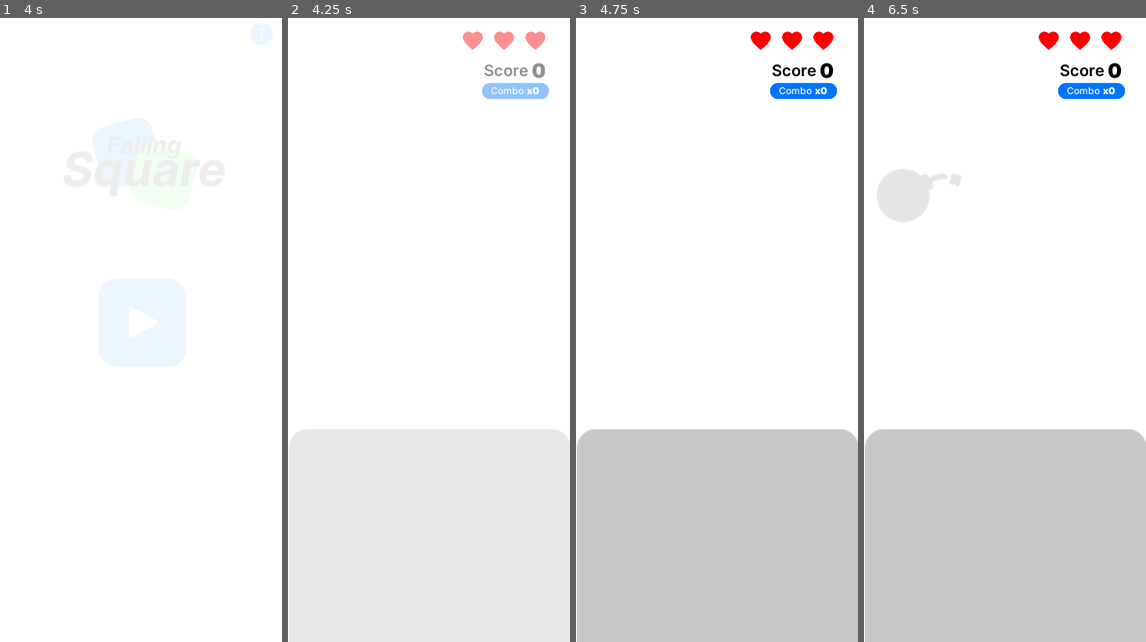
Above: before the commit, frames 1-4 (left to right).
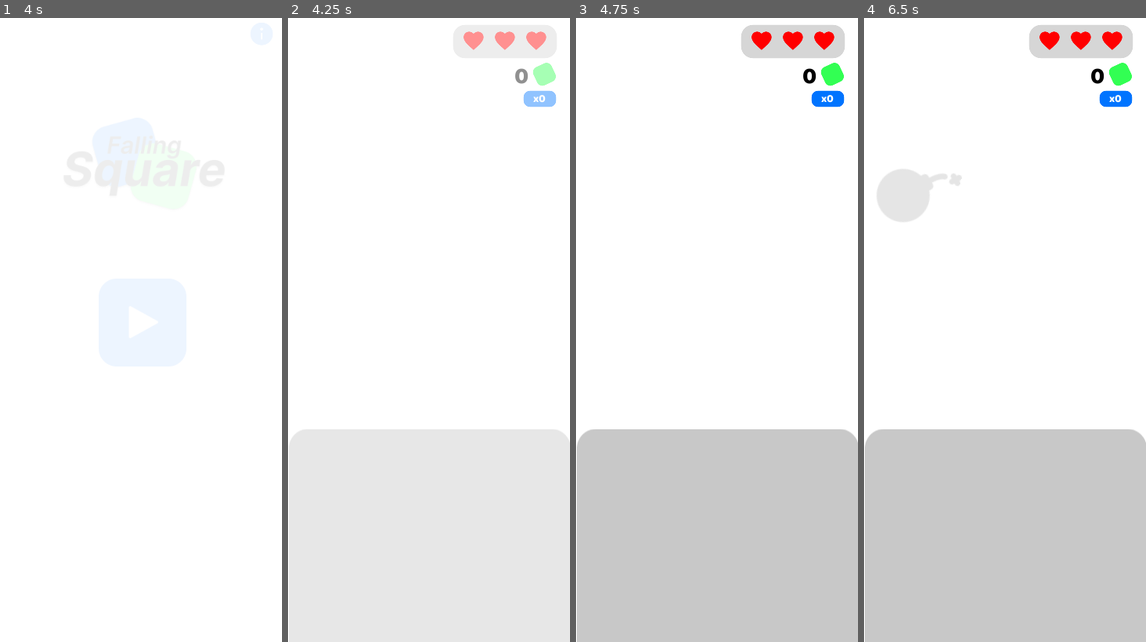
Above: after the commit, the same moments.

Repository: EmilienLeroy/FallingSquare
Game: Godot game, scene res://main.tscn
Two runs of this game, one before a commit and one after it. Both use one fixed random seed, a clock stepped at 60 frames per second and the inputs below.
Inputs (mouse positions are in pixels of both pictures, inside the frame that each line leads up to):
- Up to frame 1 (4 s): click (262, 36) at 0.5 s; move the mouse to (203, 298) at 1.27 s; click (203, 298) at 1.42 s; tap Enter at 2 s; move the mouse to (84, 361) at 2.02 s; click (84, 361) at 2.17 s; click (141, 585) at 2.75 s; click (143, 323) at 3.5 s
- Up to frame 2 (4.25 s): no input
- Up to frame 3 (4.75 s): move the mouse to (745, 192) at 4.27 s; click (745, 192) at 4.42 s
- Up to frame 4 (6.5 s): tap Space at 5 s; move the mouse to (990, 454) at 5.02 s; click (990, 454) at 5.17 s; tap Enter at 5.75 s; move the mouse to (914, 61) at 5.77 s; click (914, 61) at 5.92 s

Frame 1 is identical in both runs. In frame 2, 1.1% of the frame differs, in the area x 61-95%, y 2-15%; in frame 3, 2.6%, in the area x 58-96%, y 1-15%; in frame 4, 2.6%.

Commit message:
💄 Update score, life and combo hud

Diff:
--- a/components/combo.tscn
+++ b/components/combo.tscn
@@ -1,19 +1,14 @@
-[gd_scene load_steps=7 format=2]
+[gd_scene load_steps=5 format=2]
 
 [ext_resource path="res://components/combo.gd" type="Script" id=1]
-[ext_resource path="res://assets/fonts/Inter-Medium.ttf" type="DynamicFontData" id=2]
 [ext_resource path="res://assets/fonts/Inter-Black.ttf" type="DynamicFontData" id=3]
 
 [sub_resource type="StyleBoxFlat" id=3]
 bg_color = Color( 0, 0.458824, 1, 1 )
-corner_radius_top_left = 25
-corner_radius_top_right = 25
-corner_radius_bottom_right = 25
-corner_radius_bottom_left = 25
-
-[sub_resource type="DynamicFont" id=1]
-size = 12
-font_data = ExtResource( 2 )
+corner_radius_top_left = 8
+corner_radius_top_right = 8
+corner_radius_bottom_right = 8
+corner_radius_bottom_left = 8
 
 [sub_resource type="DynamicFont" id=2]
 size = 12
@@ -23,10 +18,10 @@
 script = ExtResource( 1 )
 
 [node name="Panel" type="Panel" parent="."]
-margin_left = 248.0
-margin_top = 88.0
-margin_right = 333.0
-margin_bottom = 108.0
+margin_left = 301.0
+margin_top = 98.0
+margin_right = 342.0
+margin_bottom = 118.0
 custom_styles/panel = SubResource( 3 )
 
 [node name="HBoxContainer" type="HBoxContainer" parent="Panel"]
@@ -34,19 +29,10 @@
 anchor_bottom = 1.0
 alignment = 1
 
-[node name="Title" type="Label" parent="Panel/HBoxContainer"]
-margin_left = 11.0
+[node name="Value" type="Label" parent="Panel/HBoxContainer"]
+margin_left = 12.0
 margin_top = 2.0
-margin_right = 53.0
-margin_bottom = 17.0
-custom_colors/font_color = Color( 1, 1, 1, 1 )
-custom_fonts/font = SubResource( 1 )
-text = "Combo"
-
-[node name="Value" type="Label" parent="Panel/HBoxContainer"]
-margin_left = 57.0
-margin_top = 2.0
-margin_right = 73.0
+margin_right = 28.0
 margin_bottom = 17.0
 custom_colors/font_color = Color( 1, 1, 1, 1 )
 custom_fonts/font = SubResource( 2 )
--- a/components/life.tscn
+++ b/components/life.tscn
@@ -4,10 +4,10 @@
 
 [sub_resource type="StyleBoxFlat" id=1]
 bg_color = Color( 0, 0, 0, 0.156863 )
-corner_radius_top_left = 25
-corner_radius_top_right = 25
-corner_radius_bottom_right = 25
-corner_radius_bottom_left = 25
+corner_radius_top_left = 15
+corner_radius_top_right = 15
+corner_radius_bottom_right = 15
+corner_radius_bottom_left = 15
 
 [node name="Life" type="MarginContainer"]
 anchor_left = 1.0
@@ -18,7 +18,6 @@
 script = ExtResource( 2 )
 
 [node name="Panel" type="Panel" parent="."]
-visible = false
 margin_right = 132.0
 margin_bottom = 38.0
 custom_styles/panel = SubResource( 1 )
--- a/components/score.tscn
+++ b/components/score.tscn
@@ -1,14 +1,13 @@
-[gd_scene load_steps=6 format=2]
+[gd_scene load_steps=5 format=2]
 
 [ext_resource path="res://components/score.gd" type="Script" id=1]
 
-[sub_resource type="DynamicFontData" id=1]
-font_path = "res://assets/fonts/Inter-SemiBold.ttf"
-
-[sub_resource type="DynamicFont" id=2]
-size = 20
-outline_color = Color( 0, 0, 0, 1 )
-font_data = SubResource( 1 )
+[sub_resource type="StyleBoxFlat" id=5]
+bg_color = Color( 0.2, 1, 0.329412, 1 )
+corner_radius_top_left = 7
+corner_radius_top_right = 7
+corner_radius_bottom_right = 7
+corner_radius_bottom_left = 7
 
 [sub_resource type="DynamicFontData" id=3]
 font_path = "res://assets/fonts/Inter-Black.ttf"
@@ -21,28 +20,26 @@
 [node name="Score" type="CanvasLayer"]
 script = ExtResource( 1 )
 
+[node name="Panel" type="Panel" parent="."]
+margin_left = 315.0
+margin_top = 64.0
+margin_right = 340.0
+margin_bottom = 89.0
+rect_rotation = -25.0
+rect_pivot_offset = Vector2( 12.983, 13 )
+custom_styles/panel = SubResource( 5 )
+
 [node name="HBoxContainer" type="HBoxContainer" parent="."]
-anchor_top = 0.01
-anchor_bottom = 0.041
-margin_left = 214.0
-margin_top = 48.0
-margin_right = 329.0
-margin_bottom = 55.2
+margin_left = 192.0
+margin_top = 63.0
+margin_right = 307.0
+margin_bottom = 95.0
 alignment = 2
 
-[node name="Info" type="Label" parent="HBoxContainer"]
-margin_left = 36.0
-margin_top = 3.0
-margin_right = 93.0
-margin_bottom = 28.0
-custom_colors/font_color = Color( 0, 0, 0, 1 )
-custom_fonts/font = SubResource( 2 )
-text = "Score"
-
 [node name="Value" type="Label" parent="HBoxContainer"]
-margin_left = 97.0
 margin_right = 115.0
 margin_bottom = 32.0
+size_flags_horizontal = 3
 custom_colors/font_color = Color( 0, 0, 0, 1 )
 custom_fonts/font = SubResource( 4 )
 text = "0"
--- a/views/game.tscn
+++ b/views/game.tscn
@@ -20,9 +20,9 @@
 [node name="Front" type="CanvasLayer" parent="."]
 
 [node name="Life" parent="Front" instance=ExtResource( 1 )]
-margin_left = -150.0
+margin_left = -149.0
 margin_top = 14.0
-margin_right = -18.0
+margin_right = -17.0
 margin_bottom = 56.0
 
 [node name="Zone" parent="." instance=ExtResource( 2 )]
